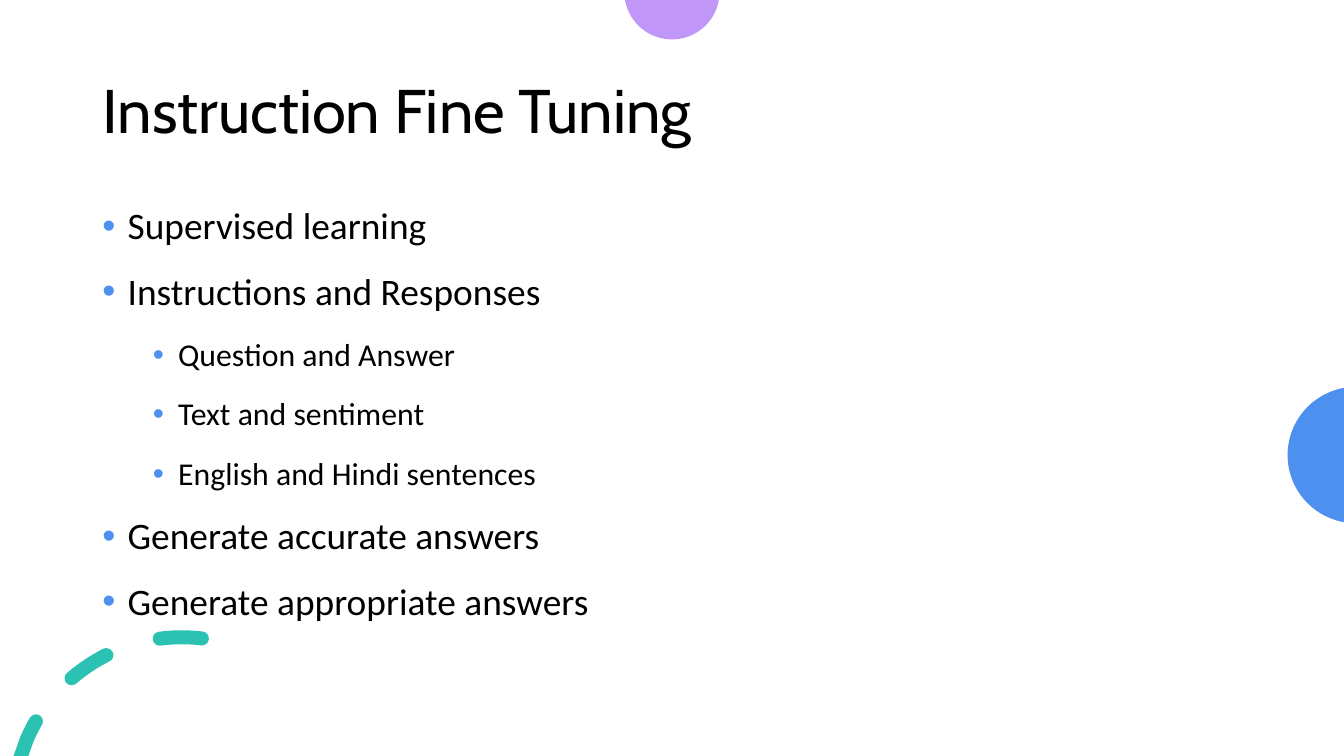
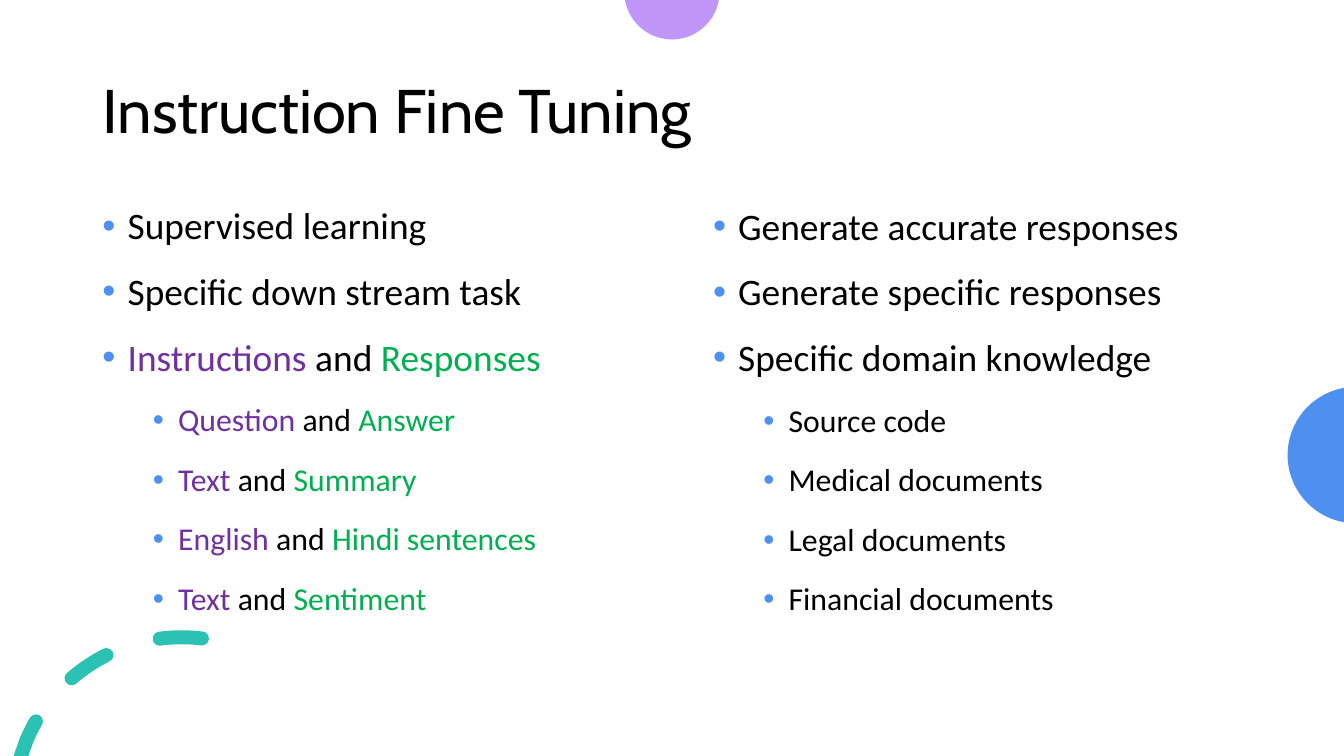
Before and after one commit to look4pritam/LargeLanguageModels, a slide deck: slide 25 of Presentations/IUAC-2024/Introduction_to_Large_Language_Models-From_Foundation_to_Real_World_Applications.pptx. Drawn at 1344x756 pixels with LibreOffice and Linux fonts; fonts in the diff are those of the drawing. Boxes give left, top, right and bottom in pixels: in the first picture for what was removed or moved away, otherwise in the second. Text is boxed around its words. In the diff, an @@ line names an element or a change of style, - is before the commit and + after.

```diff
--- a/Presentations/IUAC-2024/Introduction_to_Large_Language_Models-From_Foundation_to_Real_World_Applications.pptx
+++ b/Presentations/IUAC-2024/Introduction_to_Large_Language_Models-From_Foundation_to_Real_World_Applications.pptx
@@ text added at [738, 215, 1179, 611], 20 pt, text #000000 @@
+  • Generate accurate responses
+  • Generate specific responses
+  • Specific domain knowledge
+    • Source code
+    • Medical documents
+    • Legal documents
+    • Financial documents
@@ text at [128, 279, 521, 311]: paragraph added @@
+  • Specific down stream task
@@ text at [128, 345, 541, 556]: text colour #000000 to #7030A0 in "Instructions", "Question", "English"; text colour #000000 to #00B050 in "Responses", "Answer", "Hindi sentences" @@
@@ text at [178, 469, 417, 496]: text changed; text colour #000000 to #00B050 @@
-    • Text and sentiment
+    • Text and Summary
@@ text at [178, 588, 427, 611]: text changed; size 20 to 17 pt; text colour #000000 to #00B050 @@
-  • Generate accurate answers
-  • Generate appropriate answers
+    • Text and Sentiment
```
Also in this commit, not shown: 5 other slides changed.
